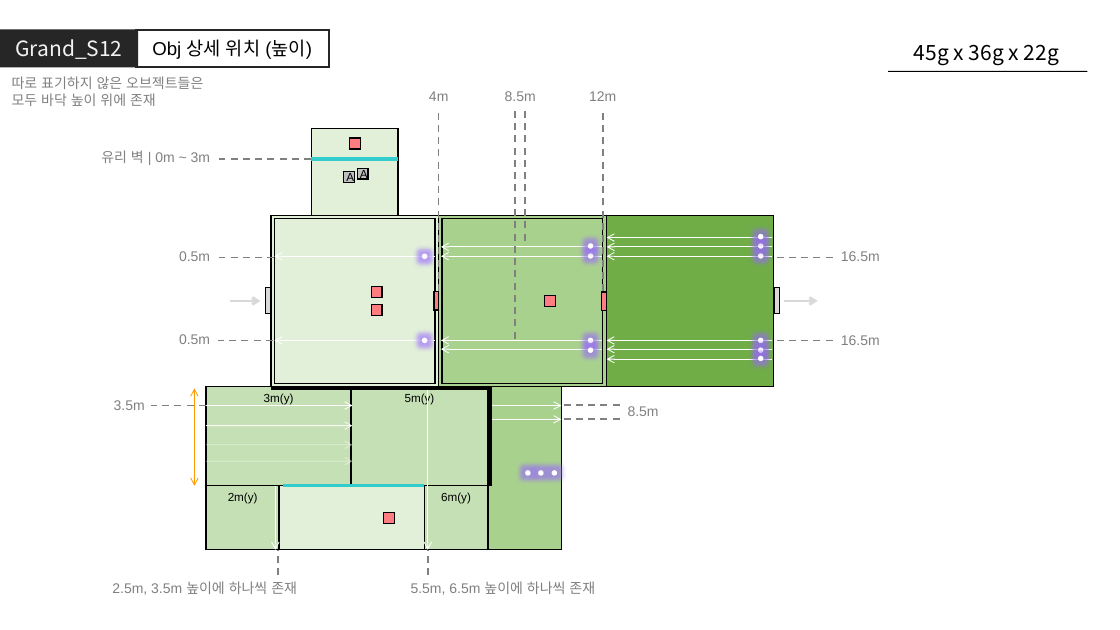
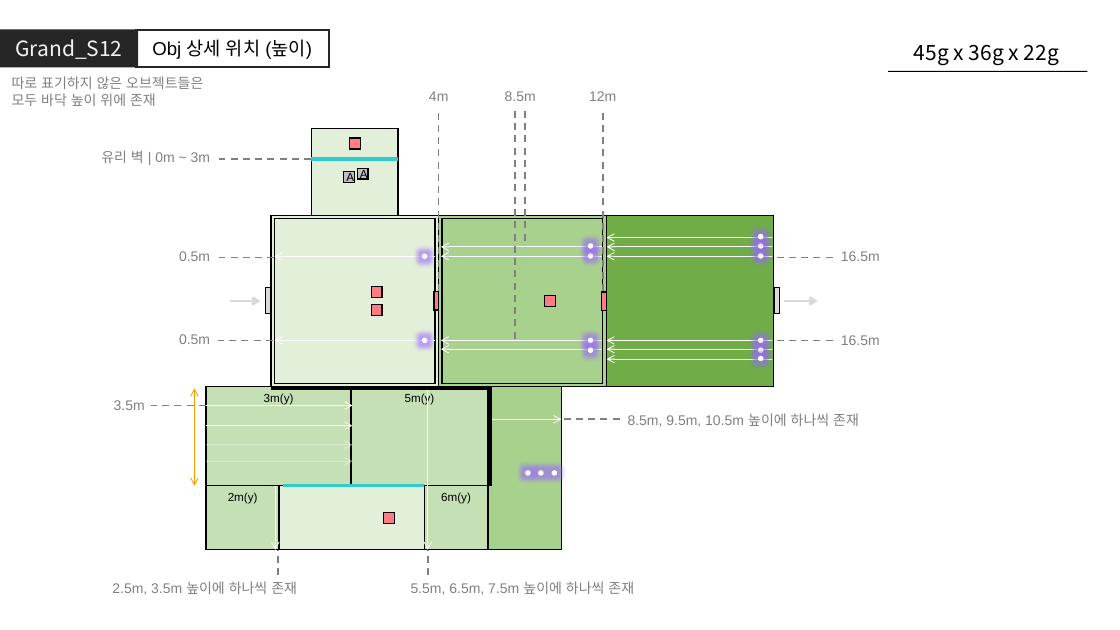
Before and after one commit to GGMGangsterHamster/GangsterHamster, a slide deck: slide 25 of Documents/LevelDesign/GrandStage/Grand_Stage.pptx. Drawn at 1120x630 pixels with LibreOffice and Linux fonts; fonts in the diff are those of the drawing. Boxes give left, top, right and bottom in pixels: in the first picture for what was removed or moved away, otherwise in the second. Text is boxed around its words. In the diff, an @@ line names an element or a change of style, - is before the commit and + after.

```diff
--- a/Documents/LevelDesign/GrandStage/Grand_Stage.pptx
+++ b/Documents/LevelDesign/GrandStage/Grand_Stage.pptx
@@ arrow removed from (492, 406) to (561, 406) @@
@@ line removed from (620, 405) to (565, 405) @@
@@ text at bbox=[628, 413, 859, 427]: text changed @@
-8.5m
+8.5m, 9.5m, 10.5m 높이에 하나씩 존재
@@ text at bbox=[411, 581, 634, 595]: text changed @@
-5.5m, 6.5m 높이에 하나씩 존재
+5.5m, 6.5m, 7.5m 높이에 하나씩 존재
```
Also in this commit, not shown: 4 other slides changed, 3 other files.
